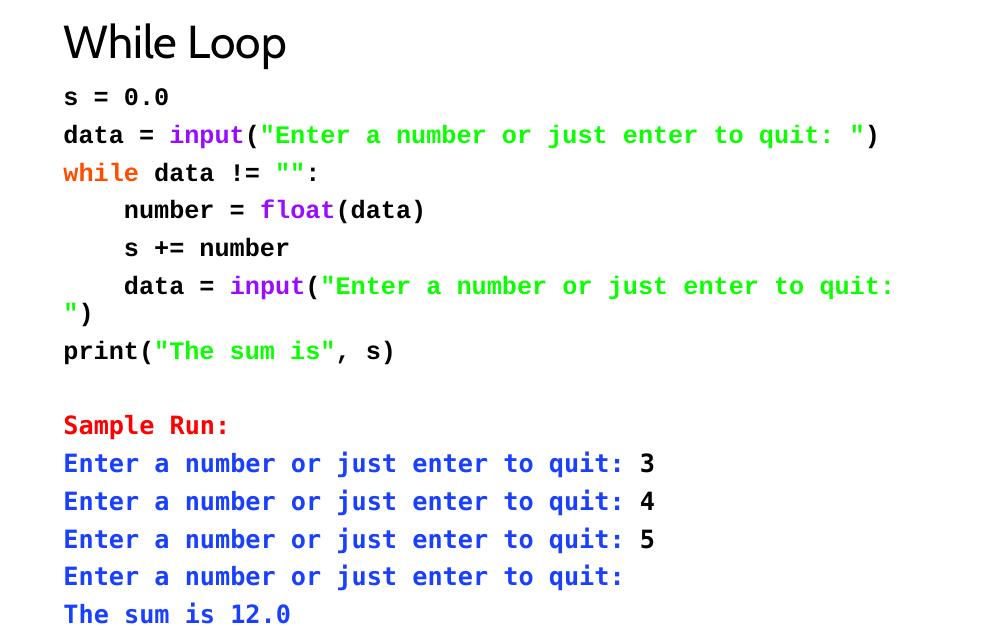
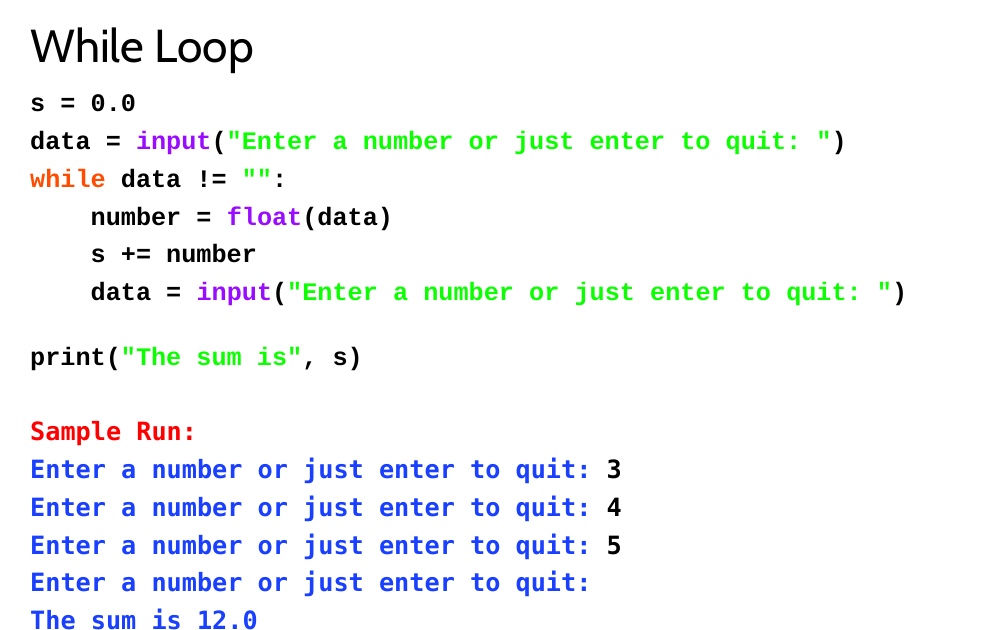
Before and after one commit to LongBaoNguyen/longbaonguyen.github.io, a slide deck: slide 7 of courses/apcsp/lect6.pptx. Drawn at 1008x630 pixels with LibreOffice and Linux fonts; fonts in the diff are those of the drawing. Boxes give left, top, right and bottom in pixels: in the first picture for what was removed or moved away, otherwise in the second. Text is boxed around its words. In the diff, an @@ line names an element or a change of style, - is before the commit and + after.

```diff
--- a/courses/apcsp/lect6.pptx
+++ b/courses/apcsp/lect6.pptx
@@ title "While Loop": place and size @@
-title "While Loop" at <box>63,23,287,69</box>
+title "While Loop" at <box>30,27,254,73</box>
@@ text "s = 0.0": place and size @@
-text "s = 0.0" at <box>63,88,896,624</box>
+text "s = 0.0" at <box>30,94,862,630</box>
```
Also in this commit, not shown: 10 other slides changed, 1 other file.
